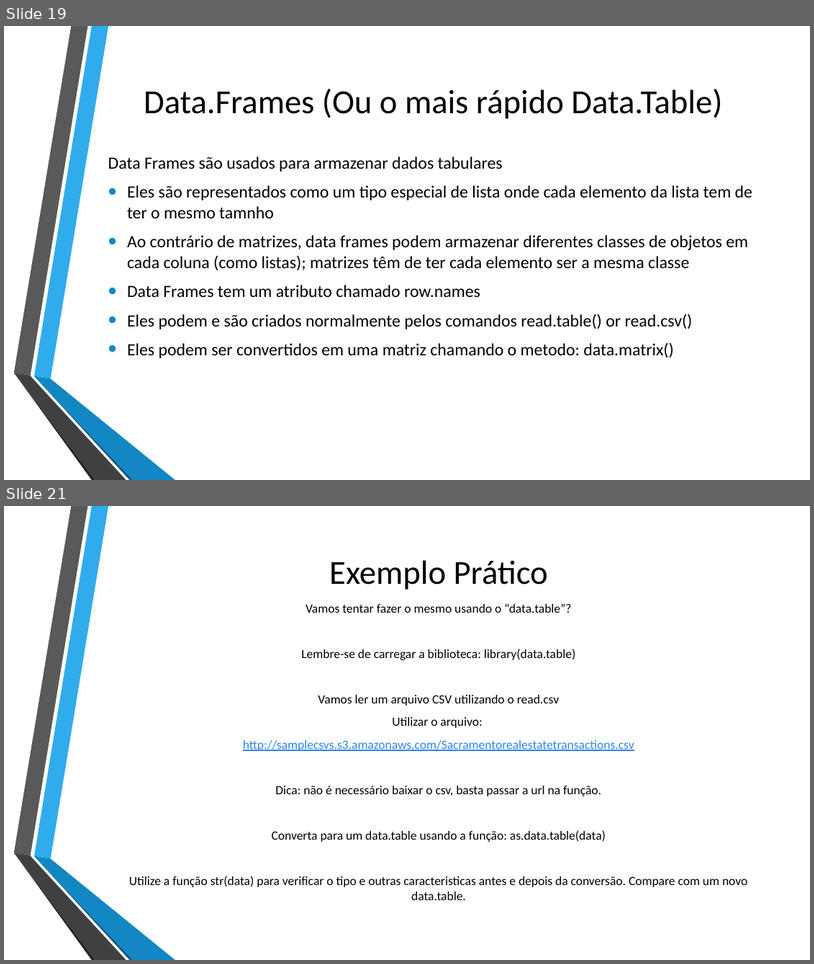
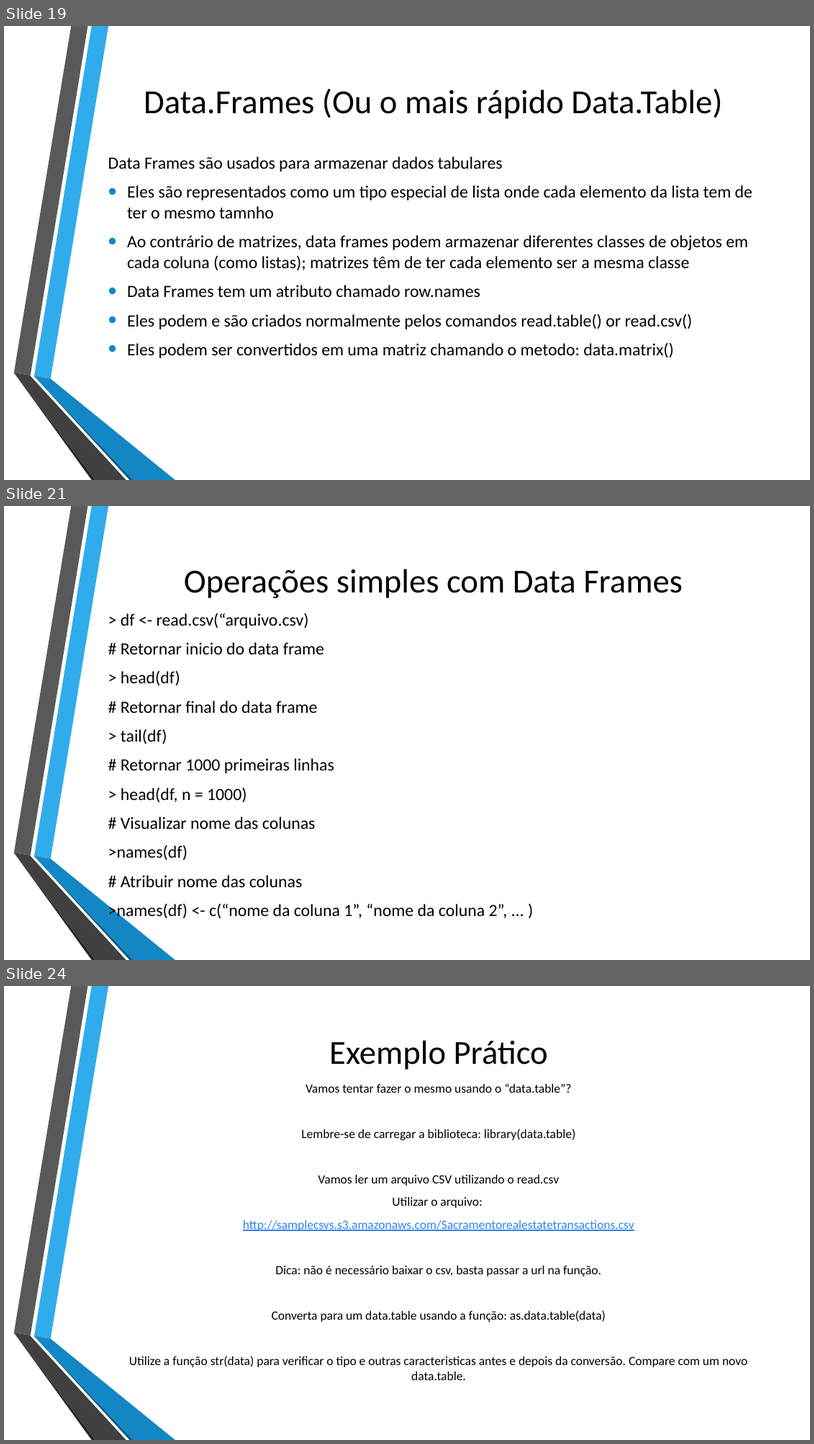
Before and after one commit to fabiocmazzo/workshop_fatec_ind, a slide deck: Apresentacao Linguagem R.pptx. Shown one above the other, each under a label of ours: slides 19 and 21 before the commit, slides 19, 21 and 24 after it; the slides between them are not shown. The pictures are 814x964 and 814x1444 pixels, drawn with LibreOffice and Linux fonts; fonts in the diff are those of the drawing; background and template pictures are left out. Boxes give left, top, right and bottom in pixels: in the first picture for what was removed or moved away, otherwise in the second. Text is boxed around its words. In the diff, an @@ line names an element or a change of style, - is before the commit and + after.

```diff
--- a/Apresentacao Linguagem R.pptx
+++ b/Apresentacao Linguagem R.pptx
@@ slide 21 added at [4, 506, 810, 960], background picture (left out); not listed: 6 template elements that a slide beside it also shows @@
@@ title added at [184, 569, 683, 598], 40 pt, text #000000 @@
+Operações simples com Data Frames
@@ text added at [108, 613, 508, 921], 20.4 pt, text #000000 @@
+> df <- read.csv(“arquivo.csv)
+# Retornar inicio do data frame
+> head(df)
+# Retornar final do data frame
+> tail(df)
+# Retornar 1000 primeiras linhas
+> head(df, n = 1000)
+# Visualizar nome das colunas
+>names(df)
+# Atribuir nome das colunas
+>names(df) <- c(“nome da coluna 1”, “nome da coluna 2”, ... )
@@ what was slide 21 is now slide 24 @@
```
Also in this commit, not shown: 1 slide changed, 2 other slides added.
